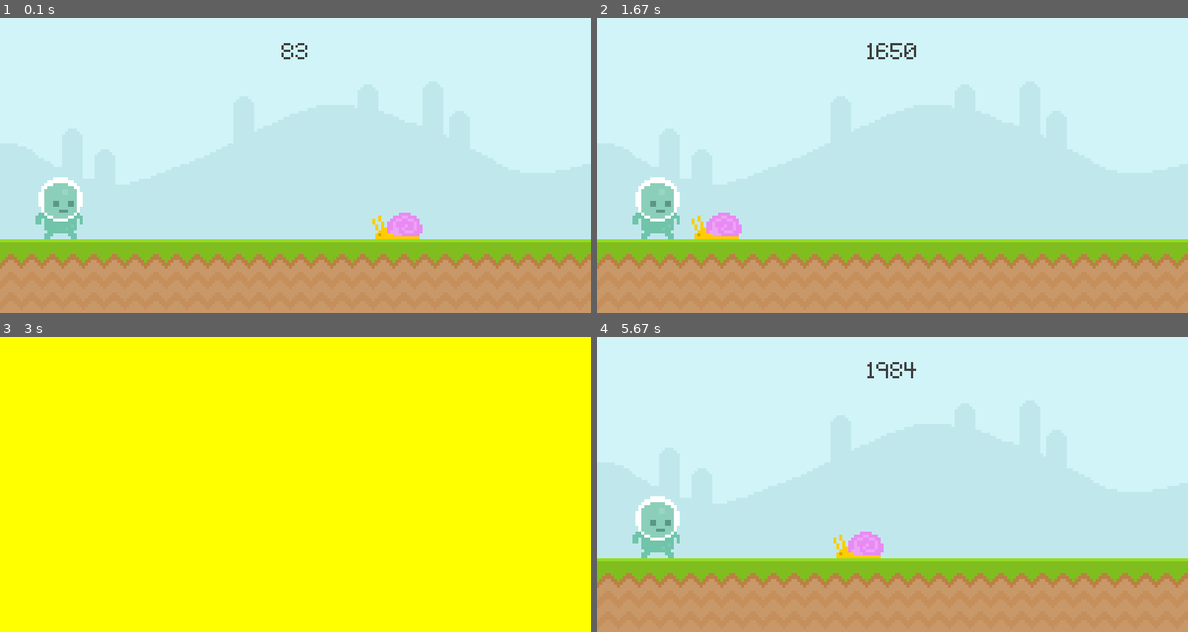
Above: before the commit, frames 1-4 (two rows, left to right).
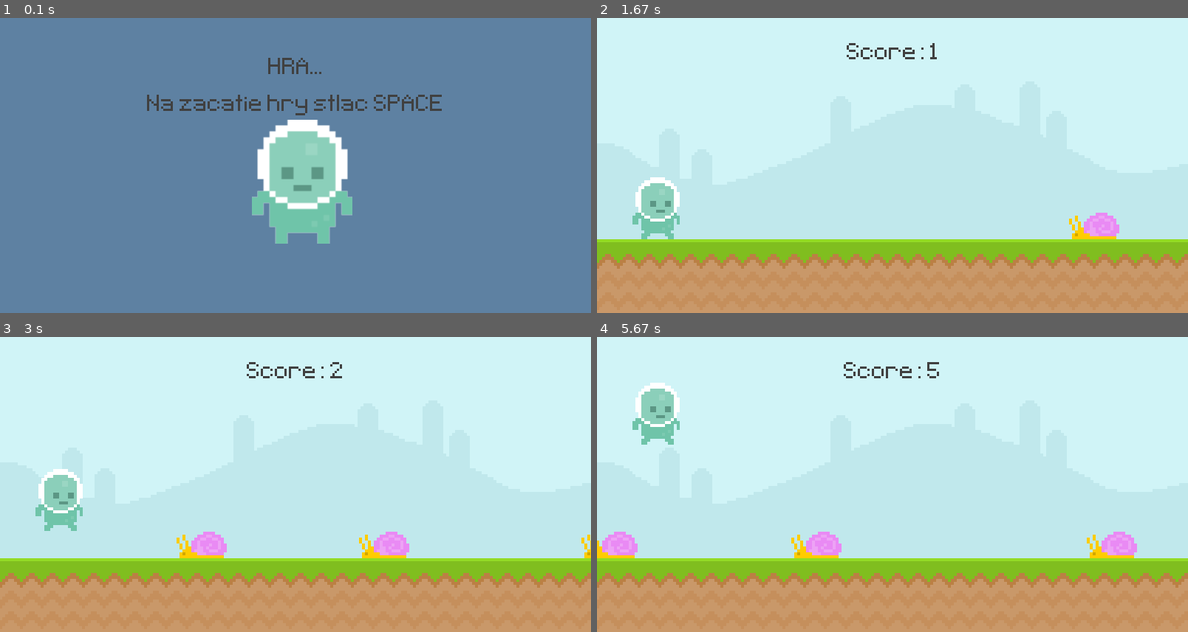
Above: after the commit, the same moments.

Repository: tarfaj24/2024-PI1-Python
Game: pygame game, started from pygame/pygame-ult-int-clear code/1.py
Same seed, same stepped clock (60 frames per second), same inputs: the game is played once before the commit and once after it.
Inputs (mouse positions are in pixels of both pictures, inside the frame that each line leads up to):
- Up to frame 1 (0.1 s): no input
- Up to frame 2 (1.67 s): tap Space at 0.33 s; click (892, 183) at 0.72 s; click (709, 121) at 1.05 s
- Up to frame 3 (3 s): click (59, 525) at 2.38 s
- Up to frame 4 (5.67 s): tap Space at 3.67, 4.07, 4.37, 4.9, 5.2 s

The runs differ from the first frame. In frame 1, 100% of the frame differs, in the area x 0-100%, y 0-100%; in frame 2, 1.4%; in frame 3, 100%; in frame 4, 5.0%.

Commit message:
add-pygamezmeny...

Diff:
--- /dev/null
+++ b/15-string2/skusky.py
@@ -0,0 +1,2 @@
+ret = "abcd"
+print(ret[5:])
--- a/pygame/pygame--1.py
+++ /dev/null
@@ -1,38 +0,0 @@
-import pygame
-from pygame.locals import *
-
-class App:
-    def __init__(self):
-        self._running = True
-        self._display_surf = None
-        self.size = self.weight, self.height = 640, 400
-
-    def on_init(self):
-        pygame.init()
-        self._display_surf = pygame.display.set_mode(self.size, pygame.HWSURFACE | pygame.DOUBLEBUF)
-        self._running = True
-
-    def on_event(self, event):
-        if event.type == pygame.QUIT:
-            self._running = False
-    def on_loop(self):
-        pass
-    def on_render(self):
-        pass
-    def on_cleanup(self):
-        pygame.quit()
-
-    def on_execute(self):
-        if self.on_init() == False:
-            self._running = False
-
-        while( self._running ):
-            for event in pygame.event.get():
-                self.on_event(event)
-            self.on_loop()
-            self.on_render()
-        self.on_cleanup()
-
-if __name__ == "__main__" :
-    theApp = App()
-    theApp.on_execute()
--- a/pygame/pygame-ult-int-clear code/1.py
+++ b/pygame/pygame-ult-int-clear code/1.py
@@ -1,38 +1,62 @@
 import pygame
 from sys import exit
+from random import randint
 
 def display_score():
-    current_time = pygame.time.get_ticks() - start_time
-    score_surface = test_font.render(f"{int(round(current_time,ndigits=1))}",False,(64,64,64))
+    current_time = int((pygame.time.get_ticks() / 1000)) - start_time
+    score_surface = test_font.render(f"Score: {current_time}",False,(64,64,64))
     score_rect = score_surface.get_rect(center = (400,50))
     screen.blit(score_surface,score_rect)
+    return current_time
 
+def obstacle_movement(obstacle_list):
+    if obstacle_list:
+        for obstacle_rect in obstacle_list:
+            obstacle_rect.x -=5
 
+            screen.blit(snail_surface,obstacle_rect)
 
+        return obstacle_list
+    else: return []
 
 pygame.init()
 screen = pygame.display.set_mode((800,400))
 pygame.display.set_caption("runner")
 clock = pygame.time.Clock()
 test_font = pygame.font.Font("pygame intro/font/pixeltype.ttf", 50)
-game_active = True
+game_active = False
 start_time = 0
 
 test_surface = pygame.image.load("pygame intro/graphics/Sky.png").convert_alpha()
 test_ground_surface = pygame.image.load("pygame intro/graphics/ground.png").convert_alpha()
 
+gamenametext = test_font.render("HRA...", False, (64,64,64))
+gamenametext_rect = gamenametext.get_rect(center = (400,70))
 
+instrukciatext = test_font.render("Na zacatie hry stlac SPACE", False, (64,64,64))
+instrukciatext_rect = instrukciatext.get_rect(center = (400,120))
+
+score = 0
 
 player_surface = pygame.image.load("pygame intro/graphics/player/player_walk_1.png").convert_alpha()
 player_rect = player_surface.get_rect(midbottom =(80,300))
 player_gravity = 0
+player_stand = pygame.image.load("pygame intro/graphics/player/player_stand.png").convert_alpha()
+player_stand_scaled = pygame.transform.rotozoom(player_stand,0,2)
+player_stand_rect = player_stand.get_rect(center = (375,180))
 
+#obstacles
 snail_surface = pygame.image.load("pygame intro/graphics/snail/snail1.png").convert_alpha()
 snail_rect= snail_surface.get_rect(bottomright= (600,300))
+
+obstacle_rect_list = []
 
 # score_surface = test_font.render("My game",False,(64,64,64))
 # score_rect = score_surface.get_rect(center = (800/2,50))
 
+#timer
+obstacle_timer = pygame.USEREVENT + 1
+pygame.time.set_timer(obstacle_timer,900)
 
 while True:
 
@@ -54,11 +78,11 @@
             if event.type == pygame.KEYDOWN and event.key == pygame.K_SPACE:
                 game_active = True
                 snail_rect.left = 800
-                start_time = pygame.time.get_ticks()
-
+                start_time = int((pygame.time.get_ticks()) / 1000)
+        if event.type == obstacle_timer and game_active:
+            obstacle_rect_list.append(snail_surface.get_rect(bottomright= (randint(900,1100),300)))
 
     if game_active:
-
 
 
         screen.blit(test_surface,(0,0))
@@ -66,13 +90,15 @@
         # pygame.draw.rect(screen,"#c0e8ec",score_rect)
         # pygame.draw.rect(screen,"#c0e8ec",score_rect,10)
         # screen.blit(score_surface,score_rect)
-        display_score()
+        score = display_score()
 
 
-        snail_rect.x -=4
-        if snail_rect.right<=0:
-            snail_rect.left =800
-        screen.blit(snail_surface,snail_rect)
+
+
+        # snail_rect.x -=4
+        # if snail_rect.right<=0:
+        #     snail_rect.left =800
+        # screen.blit(snail_surface,snail_rect)
 
         #player
         player_gravity +=1
@@ -81,15 +107,26 @@
             player_rect.bottom = 300
         screen.blit(player_surface,player_rect)
 
+        #obstacle movement
+        obstacle_rect_list = obstacle_movement(obstacle_rect_list)
+
         #kolizia
         if snail_rect.colliderect(player_rect):
             game_active=False
 
     else:
-        screen.fill("yellow")
+        screen.fill((94,129,162))
+        screen.blit(player_stand_scaled,player_stand_rect)
+        screen.blit(gamenametext,gamenametext_rect)
 
+        score_message = test_font.render(f"your score: {score}",False, (64,64,64))
+        score_message_rect = score_message.get_rect(center=(400,330))
 
+        if score == 0:
+            screen.blit(instrukciatext,instrukciatext_rect)
 
+        else:
+            screen.blit(score_message,score_message_rect)
 
 
 
